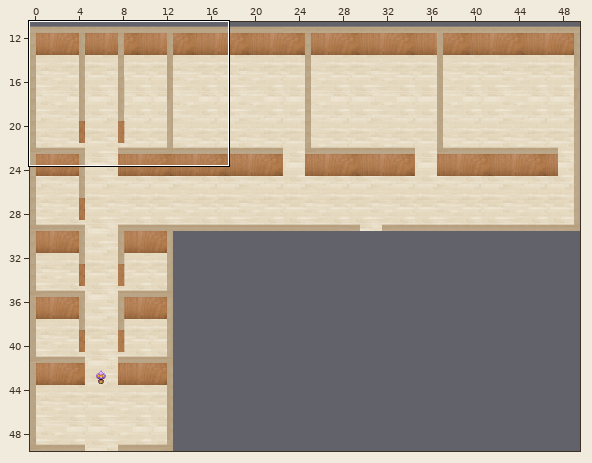
Level history. Tiled map (JSON): public/map/inn.json. The picture above shows the old version from afar; the outline marks the close-up.
Close-up. As it was:
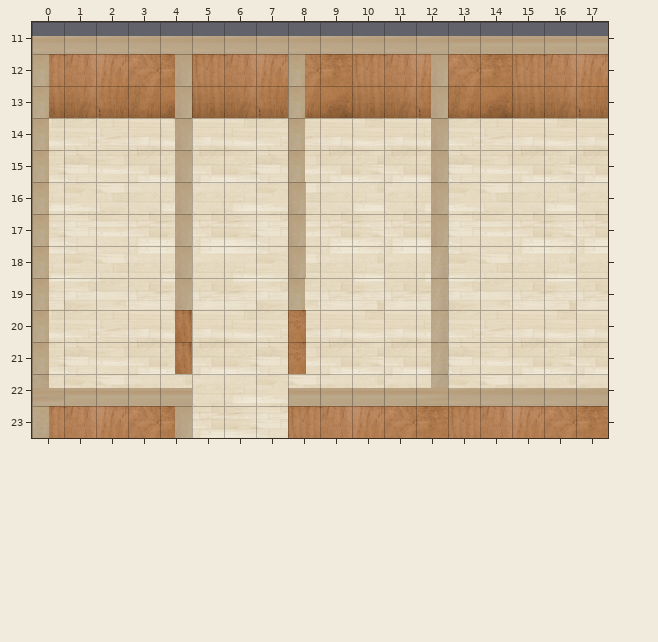
Cells are 32x32 px. Shown: x 0..17, y 11..23. The commit also changed other parts of the map, which this record leaves out. Tiles whose own drawing changed are shown in their newer look in all pictures.
After the commit:
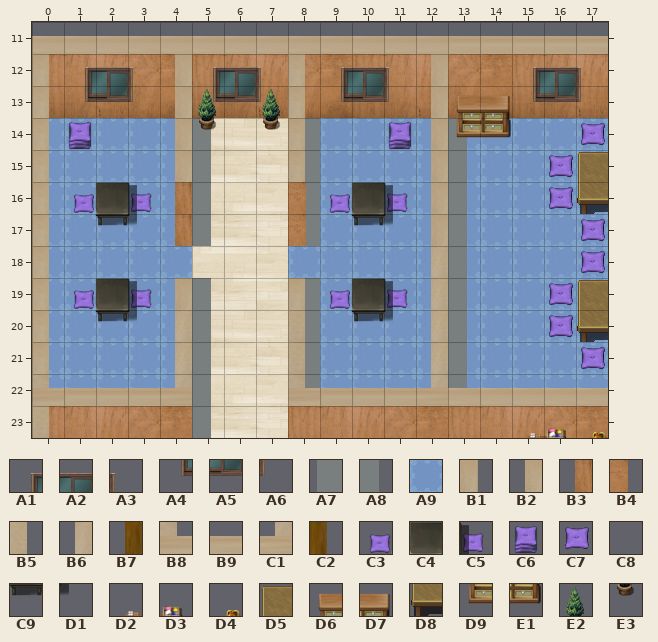
Key: from "inn": A1 30, A2 31, A3 32, A4 50, A5 51, A6 52, A7 95, A8 97, A9 230, B1 240, B2 244, B3 271, B4 277, B5 280, B6 284, B7 298, B8 300, B9 303, C1 304, C2 338, C3 367, C4 368, C5 369, C6 371, C7 373, C8 387, C9 388, D1 389, D2 394, D3 395, D4 396, D5 407, D6 418, D7 419, D8 427, D9 438, E1 439, E2 452, E3 472.
__ is an empty cell.
Tiles of an added or newly shown layer are drawn over the layers below it.
Changes in this commit:
Layer "carpet":
Tile A9 now appears in rows 14 to 22 at x 0 to 4 and 8 to 17.
Layer "shadow" (added):
Tile A7 now appears in rows 14 to 17 at x 8; in rows 19 to 22 at x 8.
Tile A8 now appears in rows 14 to 17 at x 5 and 13; in row 18 at x 13; in rows 19 to 22 at x 5 and 13; in row 23 at x 5.
Layer "wall_real":
Tile B3 now appears in rows 16 to 17 at x 4.
Tile B4 now appears in row 16 at x 8.
The author changed tile B3 to tile B7 in rows 20 to 21 at x 4.
The author changed tile B4 to tile C2 in rows 20 to 21 at x 8.
Layer "furniture" (added):
Tile C3 now appears in row 16 at x 1 and 9; in row 19 at x 1 and 9.
Tile C4 now appears in row 16 at x 2 and 10; in row 19 at x 2 and 10.
Tile C5 now appears in row 16 at x 3 and 11; in row 19 at x 3 and 11.
Tile C6 now appears in row 14 at x 1 and 11.
Tile C7 now appears in row 14 at x 17; in rows 15 to 16 at x 16; in rows 17 to 18 at x 17; in rows 19 to 20 at x 16; in row 21 at x 17.
Tile C8 now appears in row 17 at x 1 and 9; in row 20 at x 1 and 9.
Tile C9 now appears in row 17 at x 2 and 10; in row 20 at x 2 and 10.
Tile D1 now appears in row 17 at x 3 and 11; in row 20 at x 3 and 11.
Tile D2 now appears in row 23 at x 15.
Tile D3 now appears in row 23 at x 16.
Tile D4 now appears in row 23 at x 17.
Tile D5 now appears in row 15 at x 17; in row 19 at x 17.
Tile D6 now appears in row 13 at x 13.
Tile D7 now appears in row 13 at x 14.
Tile D8 now appears in row 16 at x 17; in row 20 at x 17.
Tile D9 now appears in row 14 at x 13.
Tile E1 now appears in row 14 at x 14.
Tile E2 now appears in row 13 at x 5 and 7.
Tile E3 now appears in row 14 at x 5 and 7.
Layer "wall":
Tile A1 now appears in row 12 at x 1, 5, 9 and 15.
Tile A2 now appears in row 12 at x 2, 6, 10 and 16.
Tile A3 now appears in row 12 at x 3, 7, 11 and 17.
Tile A4 now appears in row 13 at x 1, 5, 9 and 15.
Tile A5 now appears in row 13 at x 2, 6, 10 and 16.
Tile A6 now appears in row 13 at x 3, 7, 11 and 17.
The author changed tile B1 to tile B4 in row 17 at x 8.
Tile B5 now appears in rows 20 to 21 at x 8.
Tile B6 now appears in rows 20 to 21 at x 4.
The author changed tile B9 to tile B8 in row 22 at x 8.
The author changed tile B9 to tile C1 in row 22 at x 4.
The author cleared tile B1 in row 16 at x 8; in row 18 at x 8.
The author cleared tile B2 in rows 16 to 18 at x 4; in row 23 at x 4.
Changed places in both close-ups, as pixel boxes (x1, y1, x2, y2):
changed: (49, 67, 608, 438)
